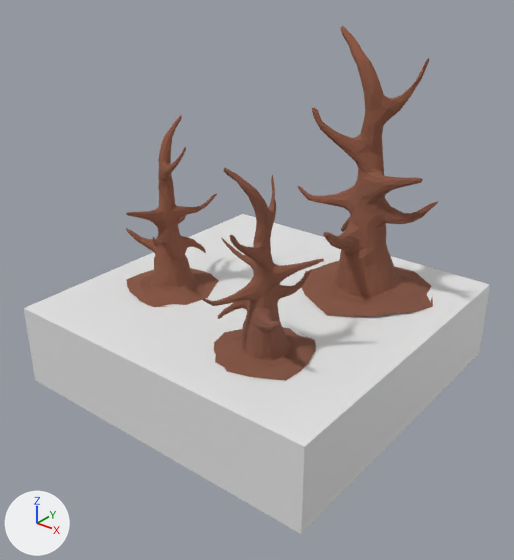
Renders of the Blender file assets/models/trees.blend from each side of a commit.
Camera for both pictures: a 50 mm lens placed at (1.178, -1.509, 0.98), pointed at (0.031, -0.075, 0.091). Lighting does not change. The marker at lower left points along +X, +Y and +Z. The first picture is the older version.

Script lines for the objects in view, before the commit:
```python
me_cube_001 = bpy.data.meshes.new('Cube.001')
me_cube_001.from_pydata(...)  # a box spanning x -0.5..0.5, y -0.5..0.5, z -0.25..0.0
me_plane = bpy.data.meshes.new('Plane')
me_plane.from_pydata(...)  # 1956 vertices, 3849 faces; spans x -0.413..0.426, y -0.394..0.439, z 0.0..0.753
me_plane.materials.append(mat_colormap)
ob_cube = bpy.data.objects.new('Cube', me_cube_001)
ob_cube.location = (0.0, 0.0, 0.0)
ob_tree_dead_group_1 = bpy.data.objects.new('tree_dead_group_1', me_plane)
ob_tree_dead_group_1.location = (0.0, 0.0, 0.0)
```
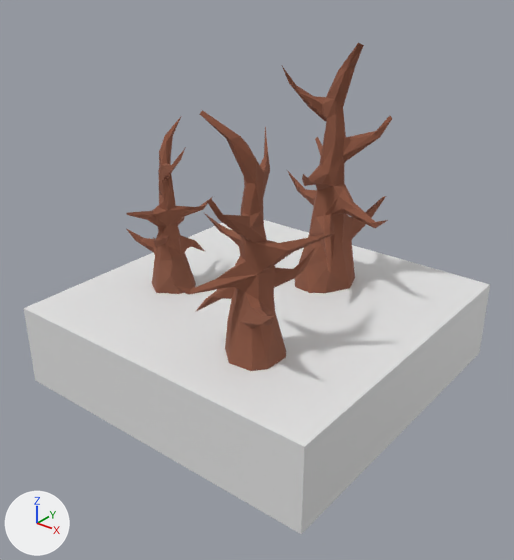
Diff of the bpy script that builds the scene:
```diff
--- a/assets/models/trees.blend.py
+++ b/assets/models/trees.blend.py
@@ me_plane @@
 # used by ob_tree_dead_group_1; location = (0.0, 0.0, 0.0)
-me_plane.from_pydata(...)  # 1956 vertices, 3849 faces; spans x -0.413..0.426, y -0.394..0.439, z 0.0..0.753
+me_plane.from_pydata(...)  # 1731 vertices, 3393 faces; spans x -0.413..0.341, y -0.458..0.405, z 0.0..0.737
+# me_plane part 1: the loose piece of 652 vertices spanning x -0.046..0.426, y 0.014..0.439, z 0.0..0.753 is rebuilt with 577 vertices and now spans x -0.113..0.316, y -0.002..0.405, z 0.0..0.737
+# me_plane part 2: the loose piece of 652 vertices spanning x 0.048..0.324, y -0.394..-0.11, z 0.0..0.499 is rebuilt with 577 vertices and now spans x -0.003..0.341, y -0.458..-0.122, z 0.0..0.636
+# me_plane part 3
+# 96 vertices are removed from x -0.409..-0.126, y -0.261..0.016, z 0.0..0.028
+# 196 faces are deleted
+# 21 vertices are added at x -0.34..-0.197, y -0.188..-0.058, z 0.0
+# 44 new faces join them
 me_plane.materials.append(mat_colormap)
@@ ob_tree_dead_group_1 @@
 ob_tree_dead_group_1.location = (0.0, 0.0, 0.0)
+_m = ob_tree_dead_group_1.modifiers.new('Decimate', 'DECIMATE')
+_m.ratio = 0.215
+_m.angle_limit = 0.429
```

Pixel boxes [x1, y1, x2, y2] of what changed, in the pictures (514 x 560 px):
'tree_dead_group_1', reshaped, modifiers changed (15% narrower, 7% shorter)
    before: [126, 26, 438, 381]
    after: [126, 42, 392, 371]
part 1 of me_plane, rebuilt (22% narrower, 14% shorter)
    before: [297, 26, 438, 317]
    after: [282, 42, 392, 293]
part 2 of me_plane, rebuilt (29% wider, 22% taller)
    before: [201, 167, 324, 381]
    after: [173, 110, 332, 371]
part 3 of me_plane, cut back
    before: [127, 265, 219, 307]
    after: [152, 259, 196, 294]
